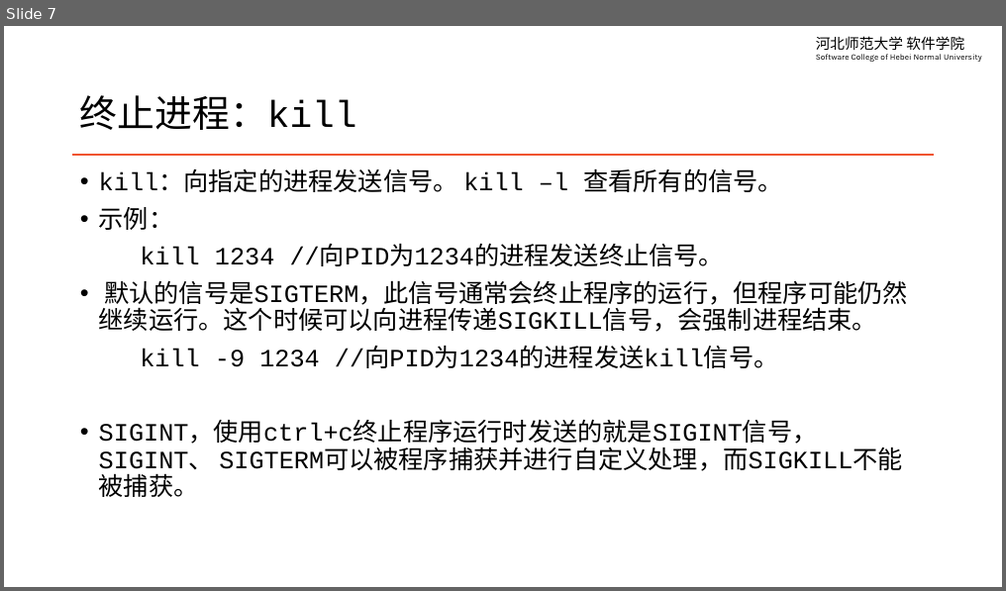
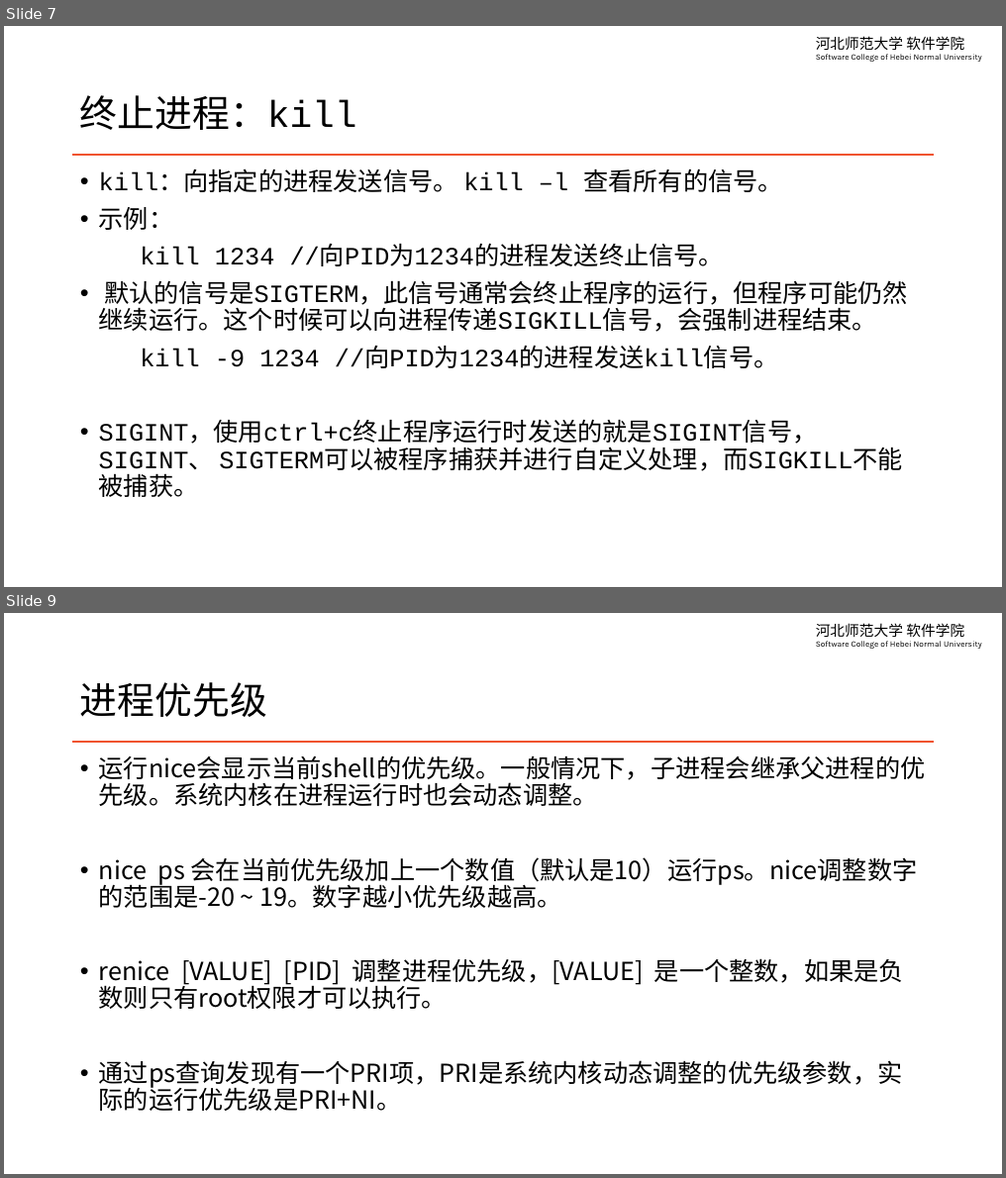
Before and after one commit to edu2act/course-linux-system, a slide deck: materials/slides/ch09-process-managment.pptx. Shown one above the other, each under a label of ours: slide 7 before the commit, slides 7 and 9 after it; the slides between them are not shown. The pictures are 1006x591 and 1006x1178 pixels, drawn with LibreOffice and Linux fonts; fonts in the diff are those of the drawing. Boxes give left, top, right and bottom in pixels: in the first picture for what was removed or moved away, otherwise in the second. Text is boxed around its words. In the diff, an @@ line names an element or a change of style, - is before the commit and + after.

```diff
--- a/materials/slides/ch09-process-managment.pptx
+++ b/materials/slides/ch09-process-managment.pptx
@@ slide 9 added at (x1=4, y1=613, x2=1002, y2=1174), background #FFFFFF; not listed: 2 template elements that a slide beside it also shows @@
@@ title added at (x1=80, y1=682, x2=267, y2=717), 36 pt, text #000000 @@
+进程优先级
@@ text added at (x1=99, y1=756, x2=926, y2=1111), 24 pt, text #000000 @@
+• 运行nice会显示当前shell的优先级。一般情况下，子进程会继承父进程的优先级。系统内核在进程运行时也会动态调整。
+• nice ps 会在当前优先级加上一个数值（默认是10）运行ps。nice调整数字的范围是-20 ~ 19。数字越小优先级越高。
+• renice [VALUE] [PID] 调整进程优先级，[VALUE] 是一个整数，如果是负数则只有root权限才可以执行。
+• 通过ps查询发现有一个PRI项，PRI是系统内核动态调整的优先级参数，实际的运行优先级是PRI+NI。
```
Also in this commit, not shown: 3 slides changed, 1 other slide added, 3 other files.
